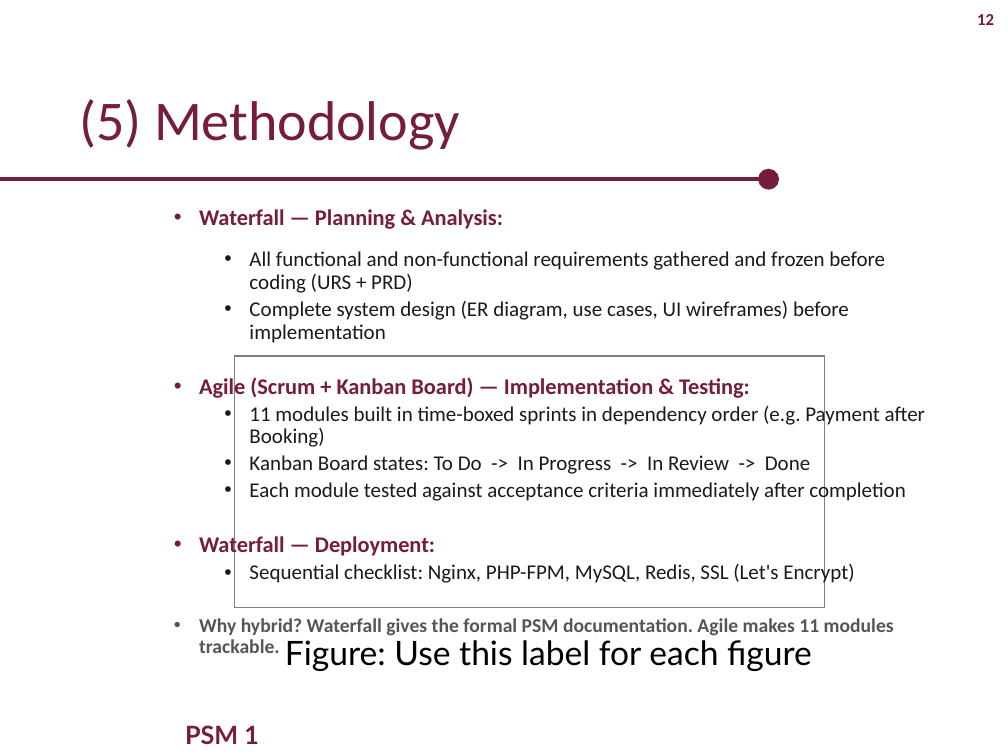
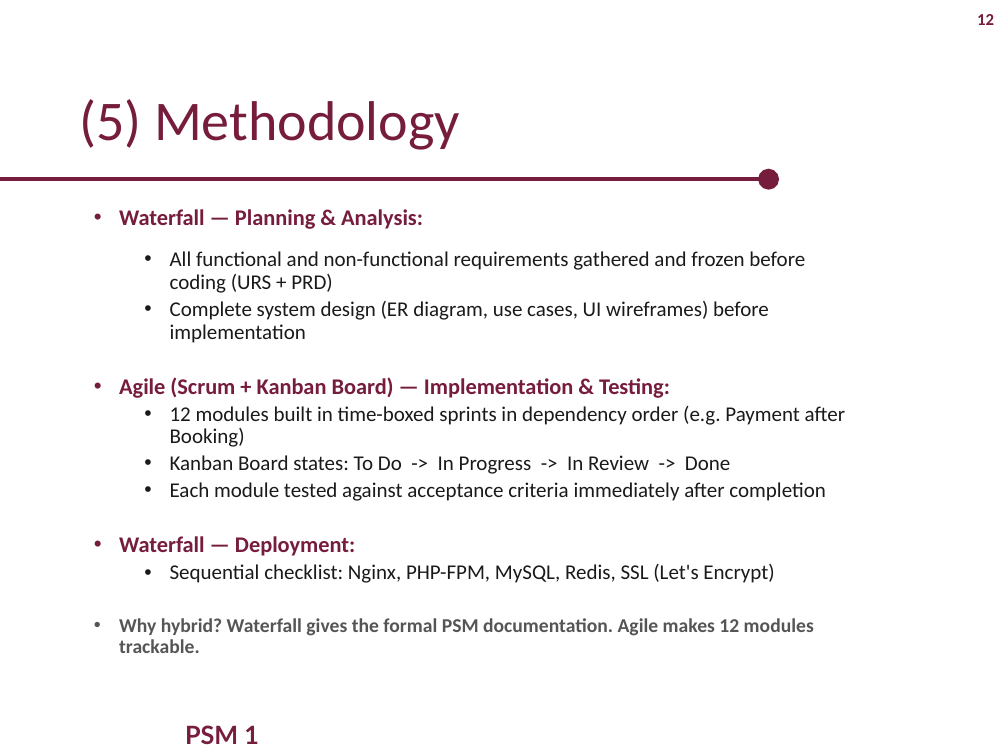
Before and after one commit to aisyahumairah/HomeLodge-Doc, a slide deck: slide 12 of docs/Presentation/HomeLodge_PSM1_v2.pptx. Drawn at 1008x756 pixels with LibreOffice and Linux fonts; fonts in the diff are those of the drawing; background and template pictures are left out. Boxes give left, top, right and bottom in pixels: in the first picture for what was removed or moved away, otherwise in the second. Text is boxed around its words. In the diff, an @@ line names an element or a change of style, - is before the commit and + after.

```diff
--- a/docs/Presentation/HomeLodge_PSM1_v2.pptx
+++ b/docs/Presentation/HomeLodge_PSM1_v2.pptx
@@ text "Waterfall — Planning & Analysis:": place and size @@
-text "Waterfall — Planning & Analysis:" at [199,209,925,653]
+text "Waterfall — Planning & Analysis:" at [119,209,845,653]
@@ rectangle removed at [235,356,825,608] @@
@@ text at [170,406,845,447]: text changed @@
-  • 11 modules built in time-boxed sprints in dependency order (e.g. Payment after Booking)
+  • 12 modules built in time-boxed sprints in dependency order (e.g. Payment after Booking)
@@ text at [119,618,814,653]: text changed @@
-• Why hybrid? Waterfall gives the formal PSM documentation. Agile makes 11 modules trackable.
+• Why hybrid? Waterfall gives the formal PSM documentation. Agile makes 12 modules trackable.
@@ text removed at [285,640,812,671] @@
-Figure: Use this label for each figure
```
Also in this commit, not shown: 7 other slides changed, 1 other file.
